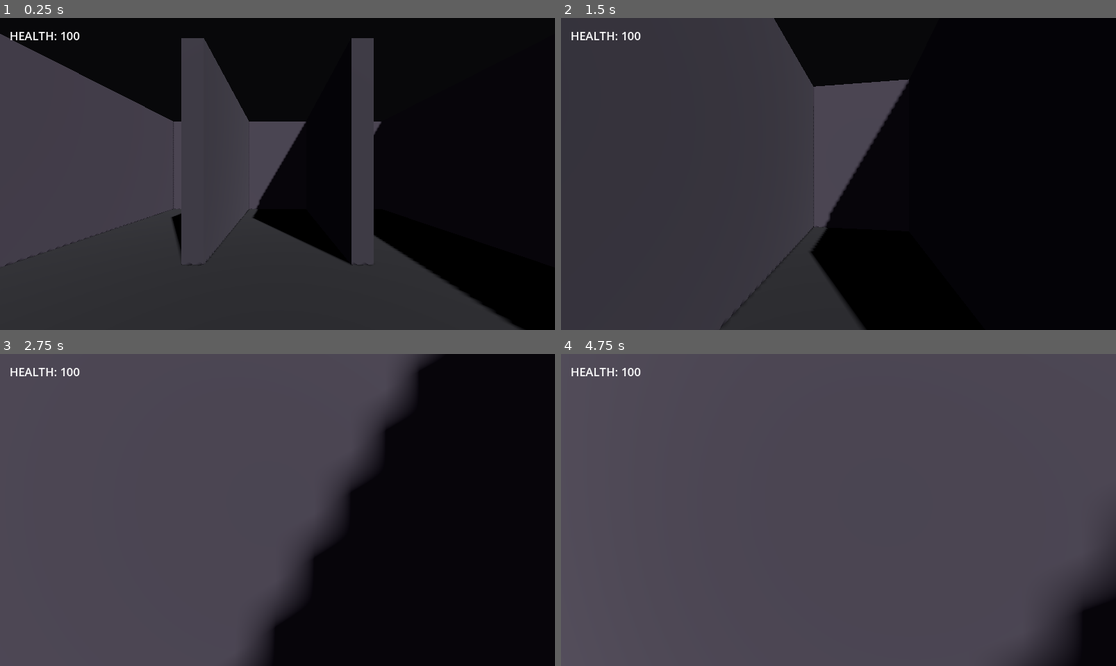
Above: before the commit, frames 1-4 (two rows, left to right).
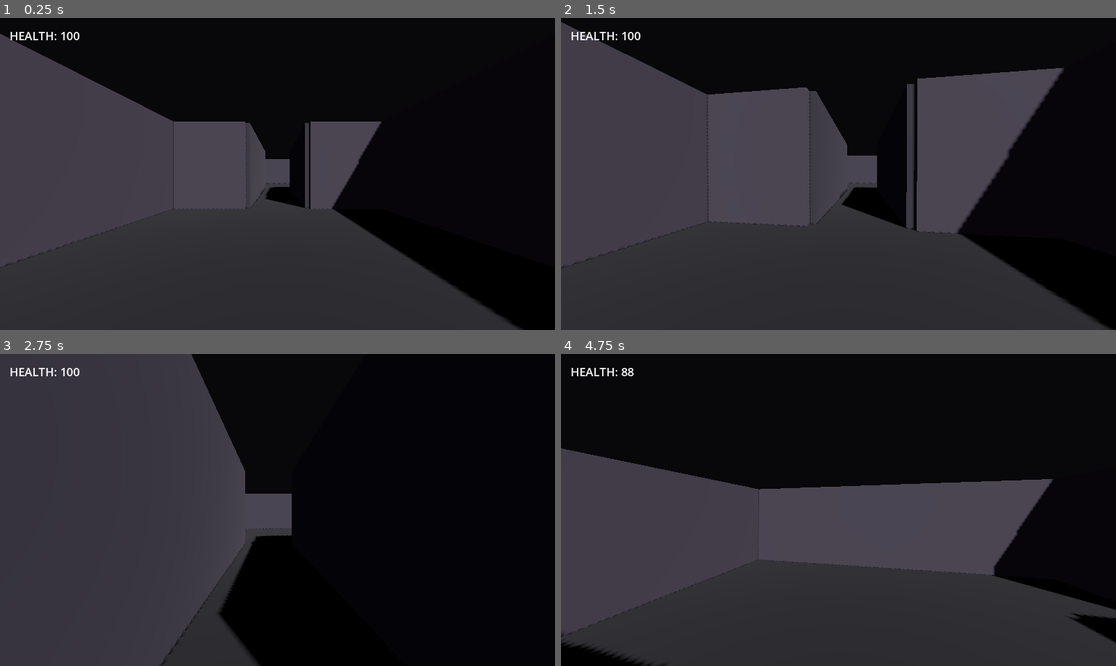
Above: after the commit, the same moments.

Repository: theKaganOz/the_seeds_of_the_future
Game: Godot game, scene res://scenes/Main.tscn
The game is run twice, just before and just after one commit, with the same random seed, the same clock (stepped at 60 frames per second) and the same inputs.
Inputs (mouse positions are in pixels of both pictures, inside the frame that each line leads up to):
- Up to frame 1 (0.25 s): no input
- Up to frame 2 (1.5 s): tap Enter at 0.5 s; move the mouse to (866, 174) at 0.52 s; hold Ctrl (crouch) 0.53-1.28 s; hold W (move_forward) from 0.53 s (still down); tap Space (jump) at 0.77 s; move the mouse to (810, 174) at 1.27 s; click (810, 174) at 1.35 s
- Up to frame 3 (2.75 s): keep holding W (move_forward); tap Space (jump) at 1.52 s; move the mouse to (288, 503) at 2.02 s; hold Shift (walk) from 2.03 s (still down)
- Up to frame 4 (4.75 s): keep holding W (move_forward); move the mouse to (832, 516) at 2.77 s; release Shift (walk) at 2.78 s; tap Ctrl (crouch) at 2.85 s; tap Space (jump) at 3.02, 3.77, 4.52 s; move the mouse to (877, 513) at 3.52 s; press the mouse at (877, 513) at 3.53 s; move the mouse to (794, 506) at 4.27 s; release the mouse at (794, 506) at 4.28 s; tap Shift (walk) at 4.35 s

The runs differ from the first frame. In frame 1, 9.4% of the frame differs, in the area x 2-68%, y 6-80%; in frame 2, 31%; in frame 3, 22%; in frame 4, 70%, in the area x 0-100%, y 0-100%.

Commit message:
Add open plaza room, fix room-corridor doorway bug, add first squad teammate
Level layout:
- Added a large 28x28 plaza room for strafe-jump testing (rooms were tight
  10x10/14x10 boxes before, not much room to build speed)
- Fixed a real traversal bug: rooms were fully sealed 4-wall boxes with no
  actual gap where corridors connected -- the corridor meshes sat between
  rooms but never opened a doorway through either room's own wall, so
  rooms were unreachable from each other. Rooms now compute which wall
  faces each connected neighbor and build a genuine gap there.
- Fixed a related bug: corridors previously ran room-center to room-center
  (not wall to wall), so a corridor's side panel could slice through a
  neighboring room's interior near its own doorway. Corridors now trim to
  the actual wall-to-wall span.
- scripts/tests/test_traversal.gd: raycasts the center-to-center line
  between every connected room pair and confirms nothing blocks it --
  caught both bugs above before they shipped.

First squad teammate:
- scripts/teammate.gd + scenes/Teammate.tscn: autonomous follow behavior
  (the locked 'at their own discretion' baseline) -- moves toward the
  player when far, holds when close. Carries a CharacterState so the
  typed-command parser and compliance engine have real per-teammate state
  to read from once they exist, instead of needing retrofitting later.
- scripts/tests/test_teammate_follow.gd: teleports the player away in the
  real Main scene and confirms the teammate's distance to them actually
  decreases over real physics steps, not just that it runs without errors.

All tests pass; full project check-only and a 90-frame simulated run are
both clean.

Diff:
--- a/scenes/Main.tscn
+++ b/scenes/Main.tscn
@@ -1,9 +1,10 @@
-[gd_scene load_steps=6 format=3]
+[gd_scene load_steps=7 format=3]
 
 [ext_resource type="Script" path="res://scripts/level_builder.gd" id="1"]
 [ext_resource type="PackedScene" path="res://scenes/Player.tscn" id="2"]
 [ext_resource type="PackedScene" path="res://scenes/Enemy.tscn" id="3"]
 [ext_resource type="PackedScene" path="res://scenes/HUD.tscn" id="4"]
+[ext_resource type="PackedScene" path="res://scenes/Teammate.tscn" id="5"]
 
 [sub_resource type="Environment" id="Environment_1"]
 background_mode = 1
@@ -29,4 +30,7 @@
 [node name="Player" parent="." instance=ExtResource("2")]
 transform = Transform3D(1, 0, 0, 0, 1, 0, 0, 0, 1, 0, 1.2, 3)
 
+[node name="Teammate" parent="." instance=ExtResource("5")]
+transform = Transform3D(1, 0, 0, 0, 1, 0, 0, 0, 1, 2, 1.2, 3)
+
 [node name="HUD" parent="." instance=ExtResource("4")]
--- /dev/null
+++ b/scenes/Teammate.tscn
@@ -0,0 +1,17 @@
+[gd_scene load_steps=3 format=3]
+
+[ext_resource type="Script" path="res://scripts/teammate.gd" id="1"]
+
+[sub_resource type="CapsuleShape3D" id="CapsuleShape3D_1"]
+radius = 0.4
+height = 1.8
+
+[node name="Teammate" type="CharacterBody3D"]
+script = ExtResource("1")
+collision_layer = 4
+collision_mask = 3
+
+[node name="CollisionShape3D" type="CollisionShape3D" parent="."]
+shape = SubResource("CapsuleShape3D_1")
+
+[node name="MeshInstance3D" type="MeshInstance3D" parent="."]
--- a/scripts/level_builder.gd
+++ b/scripts/level_builder.gd
@@ -13,51 +13,108 @@
 	{"pos": Vector3(0, 0, 0), "size": Vector3(10, WALL_HEIGHT, 10)},
 	{"pos": Vector3(0, 0, -20), "size": Vector3(14, WALL_HEIGHT, 10)},
 	{"pos": Vector3(16, 0, -20), "size": Vector3(10, WALL_HEIGHT, 14)},
+	{"pos": Vector3(16, 0, -50), "size": Vector3(28, WALL_HEIGHT, 28)},
 ]
 
 func _ready() -> void:
 	_build_floor_and_ceiling()
 	for i in range(_rooms.size()):
-		_build_room(_rooms[i])
+		var openings: Array[int] = []
+		if i > 0:
+			openings.append(_wall_index_toward(_rooms[i]["pos"], _rooms[i - 1]["pos"]))
+		if i < _rooms.size() - 1:
+			openings.append(_wall_index_toward(_rooms[i]["pos"], _rooms[i + 1]["pos"]))
+		_build_room(_rooms[i], openings)
 		if i < _rooms.size() - 1:
 			_build_corridor(_rooms[i], _rooms[i + 1])
 	_spawn_enemies()
 
+# Wall indices match the `walls` array order in _build_room: 0=-z (front),
+# 1=+z (back), 2=-x (left), 3=+x (right). Connections in this level are
+# always axis-aligned, so a simple direction check is enough to know which
+# wall of `from_room` needs a doorway gap to reach `to_room`.
+func _wall_index_toward(from_pos: Vector3, to_pos: Vector3) -> int:
+	var delta := to_pos - from_pos
+	if absf(delta.z) >= absf(delta.x):
+		return 0 if delta.z < 0 else 1
+	else:
+		return 2 if delta.x < 0 else 3
+
 func _build_floor_and_ceiling() -> void:
-	var floor_mesh := _make_box(Vector3(60, 0.5, 60), Color(0.15, 0.15, 0.17))
-	floor_mesh.position = Vector3(0, -0.25, -10)
+	var floor_mesh := _make_box(Vector3(80, 0.5, 90), Color(0.15, 0.15, 0.17))
+	floor_mesh.position = Vector3(11.5, -0.25, -29.5)
 	add_child(floor_mesh)
-	_add_static_collision(floor_mesh, Vector3(60, 0.5, 60))
+	_add_static_collision(floor_mesh, Vector3(80, 0.5, 90))
 
-func _build_room(room: Dictionary) -> void:
+func _build_room(room: Dictionary, openings: Array[int] = []) -> void:
 	var pos: Vector3 = room["pos"]
 	var size: Vector3 = room["size"]
 	var wall_thickness := 0.5
 
 	# four walls as thin boxes around the room perimeter
+	# index: 0=-z (front), 1=+z (back), 2=-x (left), 3=+x (right)
 	var walls := [
-		{"offset": Vector3(0, WALL_HEIGHT / 2, -size.z / 2), "size": Vector3(size.x, WALL_HEIGHT, wall_thickness)},
-		{"offset": Vector3(0, WALL_HEIGHT / 2, size.z / 2), "size": Vector3(size.x, WALL_HEIGHT, wall_thickness)},
-		{"offset": Vector3(-size.x / 2, WALL_HEIGHT / 2, 0), "size": Vector3(wall_thickness, WALL_HEIGHT, size.z)},
-		{"offset": Vector3(size.x / 2, WALL_HEIGHT / 2, 0), "size": Vector3(wall_thickness, WALL_HEIGHT, size.z)},
+		{"offset": Vector3(0, WALL_HEIGHT / 2, -size.z / 2), "size": Vector3(size.x, WALL_HEIGHT, wall_thickness), "axis": "x", "length": size.x},
+		{"offset": Vector3(0, WALL_HEIGHT / 2, size.z / 2), "size": Vector3(size.x, WALL_HEIGHT, wall_thickness), "axis": "x", "length": size.x},
+		{"offset": Vector3(-size.x / 2, WALL_HEIGHT / 2, 0), "size": Vector3(wall_thickness, WALL_HEIGHT, size.z), "axis": "z", "length": size.z},
+		{"offset": Vector3(size.x / 2, WALL_HEIGHT / 2, 0), "size": Vector3(wall_thickness, WALL_HEIGHT, size.z), "axis": "z", "length": size.z},
 	]
-	for w in walls:
-		var wall_mesh := _make_box(w["size"], Color(0.3, 0.28, 0.32))
-		wall_mesh.position = pos + w["offset"]
-		add_child(wall_mesh)
-		_add_static_collision(wall_mesh, w["size"])
+	for i in range(walls.size()):
+		var w: Dictionary = walls[i]
+		if i in openings and w["length"] > CORRIDOR_WIDTH:
+			_build_wall_with_gap(pos, w)
+		else:
+			var wall_mesh := _make_box(w["size"], Color(0.3, 0.28, 0.32))
+			wall_mesh.position = pos + w["offset"]
+			add_child(wall_mesh)
+			_add_static_collision(wall_mesh, w["size"])
+
+func _build_wall_with_gap(room_pos: Vector3, wall: Dictionary) -> void:
+	var segment_len: float = (wall["length"] - CORRIDOR_WIDTH) / 2.0
+	var thickness: float = wall["size"].x if wall["axis"] == "z" else wall["size"].z
+	for side in [-1, 1]:
+		var center_offset: float = side * (CORRIDOR_WIDTH / 2.0 + segment_len / 2.0)
+		var seg_size: Vector3
+		var seg_pos: Vector3
+		if wall["axis"] == "x":
+			seg_size = Vector3(segment_len, WALL_HEIGHT, thickness)
+			seg_pos = wall["offset"] + Vector3(center_offset, 0, 0)
+		else:
+			seg_size = Vector3(thickness, WALL_HEIGHT, segment_len)
+			seg_pos = wall["offset"] + Vector3(0, 0, center_offset)
+		var seg_mesh := _make_box(seg_size, Color(0.3, 0.28, 0.32))
+		seg_mesh.position = room_pos + seg_pos
+		add_child(seg_mesh)
+		_add_static_collision(seg_mesh, seg_size)
 
 func _build_corridor(room_a: Dictionary, room_b: Dictionary) -> void:
-	var a: Vector3 = room_a["pos"]
-	var b: Vector3 = room_b["pos"]
-	var mid := (a + b) / 2.0
-	var length := a.distance_to(b)
+	var a_pos: Vector3 = room_a["pos"]
+	var b_pos: Vector3 = room_b["pos"]
+	var a_size: Vector3 = room_a["size"]
+	var b_size: Vector3 = room_b["size"]
+	var delta: Vector3 = b_pos - a_pos
+	var dir: Vector3 = delta.normalized()
+
+	# Trim the corridor to run wall-to-wall instead of center-to-center, so
+	# it doesn't overlap into either room's interior past the doorway.
+	var a_half: float
+	var b_half: float
+	if absf(delta.z) >= absf(delta.x):
+		a_half = a_size.z / 2.0
+		b_half = b_size.z / 2.0
+	else:
+		a_half = a_size.x / 2.0
+		b_half = b_size.x / 2.0
+	var start: Vector3 = a_pos + dir * a_half
+	var end: Vector3 = b_pos - dir * b_half
+	var mid: Vector3 = (start + end) / 2.0
+	var length: float = start.distance_to(end)
 	var size := Vector3(CORRIDOR_WIDTH, WALL_HEIGHT, length)
 
 	var corridor := Node3D.new()
 	add_child(corridor)
 	corridor.position = mid
-	corridor.look_at(b, Vector3.UP)
+	corridor.look_at(end, Vector3.UP)
 
 	var side_a := _make_box(Vector3(0.4, WALL_HEIGHT, length), Color(0.25, 0.24, 0.27))
 	side_a.position = Vector3(CORRIDOR_WIDTH / 2, WALL_HEIGHT / 2, 0)
--- /dev/null
+++ b/scripts/teammate.gd
@@ -0,0 +1,64 @@
+extends CharacterBody3D
+
+# First squad teammate. For now this implements only the locked baseline
+# behavior: autonomous follow, no command response yet (the typed-command
+# parser doesn't exist). It carries a CharacterState so that when commands
+# and combat-sharing exist, this node needs new *behavior*, not a new data
+# model bolted on afterward.
+
+const SPEED := 5.0
+const FOLLOW_DISTANCE := 4.0
+const STOP_DISTANCE := 2.0
+
+var gravity: float = ProjectSettings.get_setting("physics/3d/default_gravity", 18.0)
+var player: Node3D
+
+# Present now so future systems (compliance-driven commands, revive,
+# morale) read from real per-teammate state instead of being retrofitted.
+var state := CharacterState.new()
+
+@onready var mesh: MeshInstance3D = $MeshInstance3D
+
+func _ready() -> void:
+	add_to_group("teammate")
+	state.id = "teammate_1"
+	call_deferred("_find_player")
+
+	var capsule := CapsuleMesh.new()
+	capsule.radius = 0.4
+	capsule.height = 1.8
+	mesh.mesh = capsule
+
+	var mat := StandardMaterial3D.new()
+	mat.albedo_color = Color(0.2, 0.45, 0.75)
+	mesh.material_override = mat
+
+func _find_player() -> void:
+	player = get_tree().get_first_node_in_group("player")
+
+func _physics_process(delta: float) -> void:
+	if not is_on_floor():
+		velocity.y -= gravity * delta
+
+	if player and is_instance_valid(player):
+		var to_player: Vector3 = player.global_position - global_position
+		to_player.y = 0
+		var dist := to_player.length()
+
+		if dist > FOLLOW_DISTANCE:
+			var dir := to_player.normalized()
+			velocity.x = dir.x * SPEED
+			velocity.z = dir.z * SPEED
+			if dir.length() > 0.01:
+				look_at_from_position(global_position, global_position + dir, Vector3.UP)
+		elif dist < STOP_DISTANCE:
+			velocity.x = move_toward(velocity.x, 0, SPEED)
+			velocity.z = move_toward(velocity.z, 0, SPEED)
+		# Between STOP_DISTANCE and FOLLOW_DISTANCE: hold current velocity
+		# (naturally decelerates via move_and_slide's friction-less coast
+		# here being minimal — fine for a first pass).
+	else:
+		velocity.x = move_toward(velocity.x, 0, SPEED)
+		velocity.z = move_toward(velocity.z, 0, SPEED)
+
+	move_and_slide()
--- /dev/null
+++ b/scripts/tests/test_teammate_follow.gd
@@ -0,0 +1,37 @@
+extends SceneTree
+
+# Run: godot --headless --path . --script scripts/tests/test_teammate_follow.gd
+# Instantiates the real Main scene, teleports the player away, steps real
+# physics frames, and confirms the teammate's distance to the player
+# actually decreases — not just that the node exists and runs error-free.
+
+func _initialize() -> void:
+	call_deferred("_run_test")
+
+func _run_test() -> void:
+	var main_scene := load("res://scenes/Main.tscn") as PackedScene
+	var main: Node = main_scene.instantiate()
+	get_root().add_child(main)
+
+	var player: Node3D = main.get_node("Player")
+	var teammate: Node3D = main.get_node("Teammate")
+
+	# Force the deferred player lookup to have happened before we test.
+	teammate.call("_find_player")
+
+	player.global_position = Vector3(20, 1.2, 3)
+	var initial_dist: float = teammate.global_position.distance_to(player.global_position)
+	print("Initial distance after teleport: %.2f" % initial_dist)
+
+	for i in range(120):
+		teammate._physics_process(1.0 / 60.0)
+
+	var final_dist: float = teammate.global_position.distance_to(player.global_position)
+	print("Distance after 120 physics steps: %.2f" % final_dist)
+
+	if final_dist < initial_dist:
+		print("  PASS  teammate closed distance toward player")
+	else:
+		print("  FAIL  teammate did not close distance (%.2f -> %.2f)" % [initial_dist, final_dist])
+
+	quit()
--- /dev/null
+++ b/scripts/tests/test_traversal.gd
@@ -0,0 +1,38 @@
+extends SceneTree
+
+# Run: godot --headless --path . --script scripts/tests/test_traversal.gd
+# Loads the real level and raycasts along the center-to-center line between
+# every connected room pair, at chest height, confirming nothing blocks it.
+# This directly tests the doorway-gap fix — arithmetic that "looks right"
+# isn't trustworthy until something actually confirms the space is open.
+
+func _initialize() -> void:
+	call_deferred("_run_test")
+
+func _run_test() -> void:
+	var level_scene := load("res://scenes/Main.tscn") as PackedScene
+	var main: Node = level_scene.instantiate()
+	get_root().add_child(main)
+
+	var level: Node = main.get_node("Level")
+	var rooms: Array = level._rooms
+	var space: PhysicsDirectSpaceState3D = main.get_world_3d().direct_space_state
+
+	var failures := 0
+	for i in range(rooms.size() - 1):
+		var a: Vector3 = rooms[i]["pos"] + Vector3(0, 1.5, 0)
+		var b: Vector3 = rooms[i + 1]["pos"] + Vector3(0, 1.5, 0)
+		var query := PhysicsRayQueryParameters3D.create(a, b)
+		var result: Dictionary = space.intersect_ray(query)
+		if result.is_empty():
+			print("  PASS  room %d -> room %d: doorway clear" % [i, i + 1])
+		else:
+			print("  FAIL  room %d -> room %d: blocked by %s at %s" % [i, i + 1, result["collider"].name, result["position"]])
+			failures += 1
+
+	print("")
+	if failures == 0:
+		print("ALL TRAVERSAL TESTS PASSED")
+	else:
+		print("%d TRAVERSAL TEST(S) FAILED" % failures)
+	quit()
